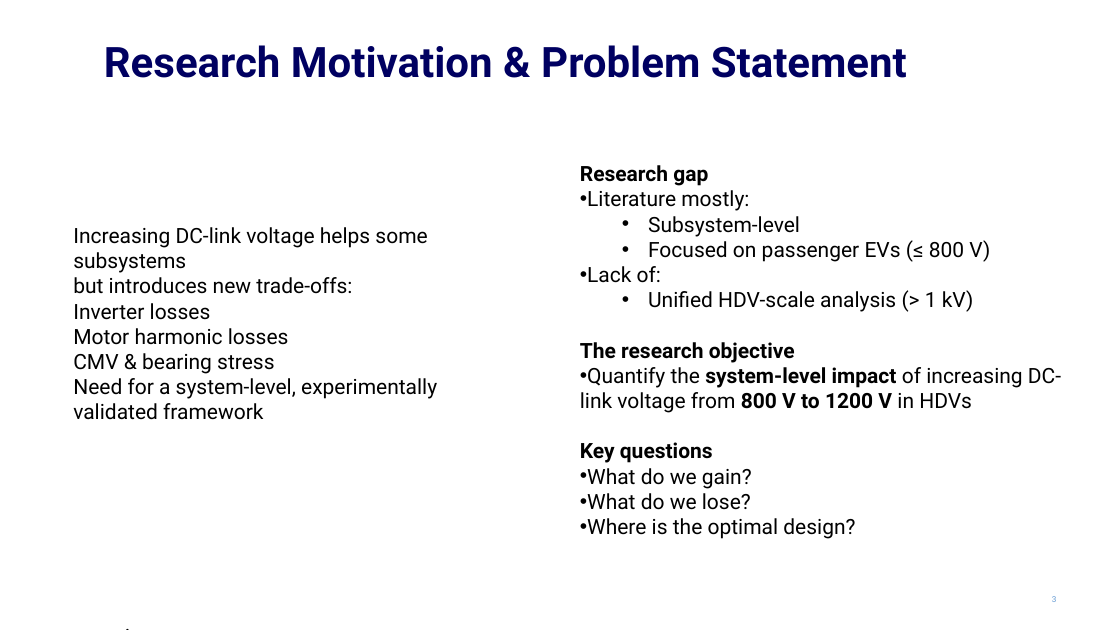
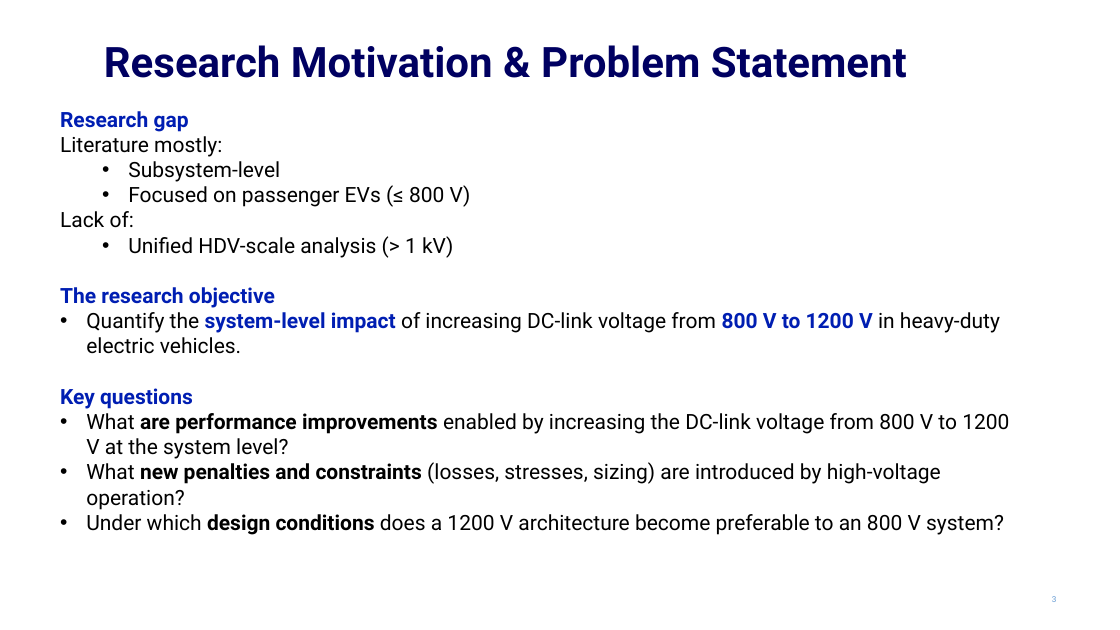
Before and after one commit to EnesAyaz/KTH, a slide deck: slide 3 of PresentationOfMeetings/50PercentSeminar/50PercentEnes.pptx. Drawn at 1120x630 pixels with LibreOffice and Linux fonts; fonts in the diff are those of the drawing; background and template pictures are left out. Boxes give left, top, right and bottom in pixels: in the first picture for what was removed or moved away, otherwise in the second. Text is boxed around its words. In the diff, an @@ line names an element or a change of style, - is before the commit and + after.

```diff
--- a/PresentationOfMeetings/50PercentSeminar/50PercentEnes.pptx
+++ b/PresentationOfMeetings/50PercentSeminar/50PercentEnes.pptx
@@ text "Research gap": place and size @@
-text "Research gap" at <box>580,165,1061,539</box>
+text "Research gap" at <box>60,111,1009,535</box>
@@ text at <box>60,111,275,409</box>: text colour #000000 to #001EB2 in "Research gap", "The research objective", "Key questions"; bullet • to none @@
@@ text removed at <box>73,227,437,420</box> @@
-Increasing DC-link voltage helps some subsystems
-but introduces new trade-offs:
-Inverter losses
-Motor harmonic losses
-CMV & bearing stress
-Need for a system-level, experimentally validated framework
@@ text at <box>86,312,1000,354</box>: text changed @@
-• Quantify the system-level impact of increasing DC-link voltage from 800 V to 1200 V in HDVs
+• Quantify the system-level impact of increasing DC-link voltage from 800 V to 1200 V in heavy-duty electric vehicles.
@@ text at <box>86,413,1009,535</box>: text changed @@
-• What do we gain?
-• What do we lose?
-• Where is the optimal design?
+• What are performance improvements enabled by increasing the DC-link voltage from 800 V to 1200 V at the system level?
+• What new penalties and constraints (losses, stresses, sizing) are introduced by high-voltage operation?
+• Under which design conditions does a 1200 V architecture become preferable to an 800 V system?
```
Also in this commit, not shown: 9 other slides changed, 10 slides added, 16 slides removed, 20 other files.
